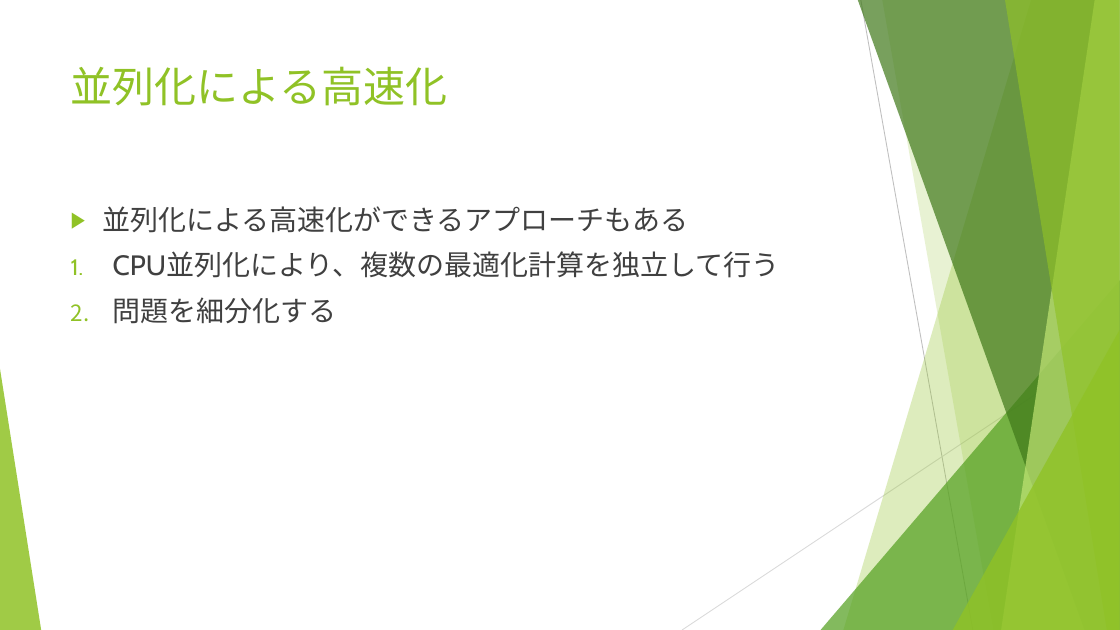
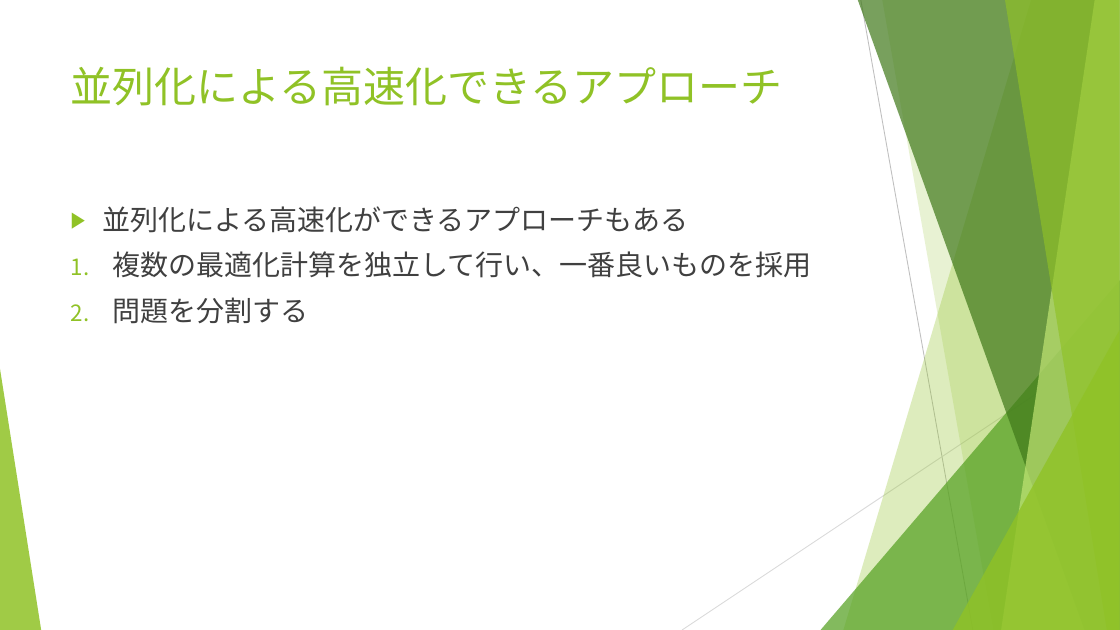
Before and after one commit to r-kurosu/kline_new, a slide deck: slide 16 of 11_30_共有資料.pptx. Drawn at 1120x630 pixels with LibreOffice and Linux fonts; fonts in the diff are those of the drawing. Boxes give left, top, right and bottom in pixels: in the first picture for what was removed or moved away, otherwise in the second. Text is boxed around its words. In the diff, an @@ line names an element or a change of style, - is before the commit and + after.

```diff
--- a/11_30_共有資料.pptx
+++ b/11_30_共有資料.pptx
@@ title at [71,66,783,106]: text changed @@
-並列化による高速化
+並列化による高速化できるアプローチ
@@ text at [113,251,812,324]: text changed @@
-1. CPU並列化により、複数の最適化計算を独立して行う
-2. 問題を細分化する
+1. 複数の最適化計算を独立して行い、一番良いものを採用
+2. 問題を分割する
```
Also in this commit, not shown: 5 other slides changed, 3 slides added.
